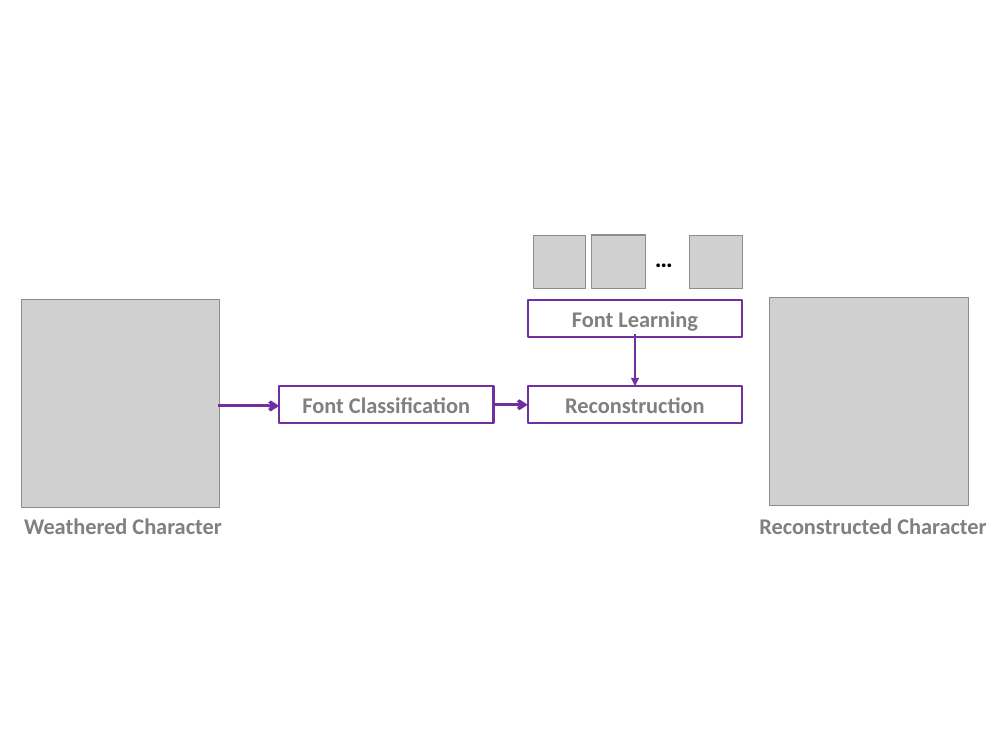
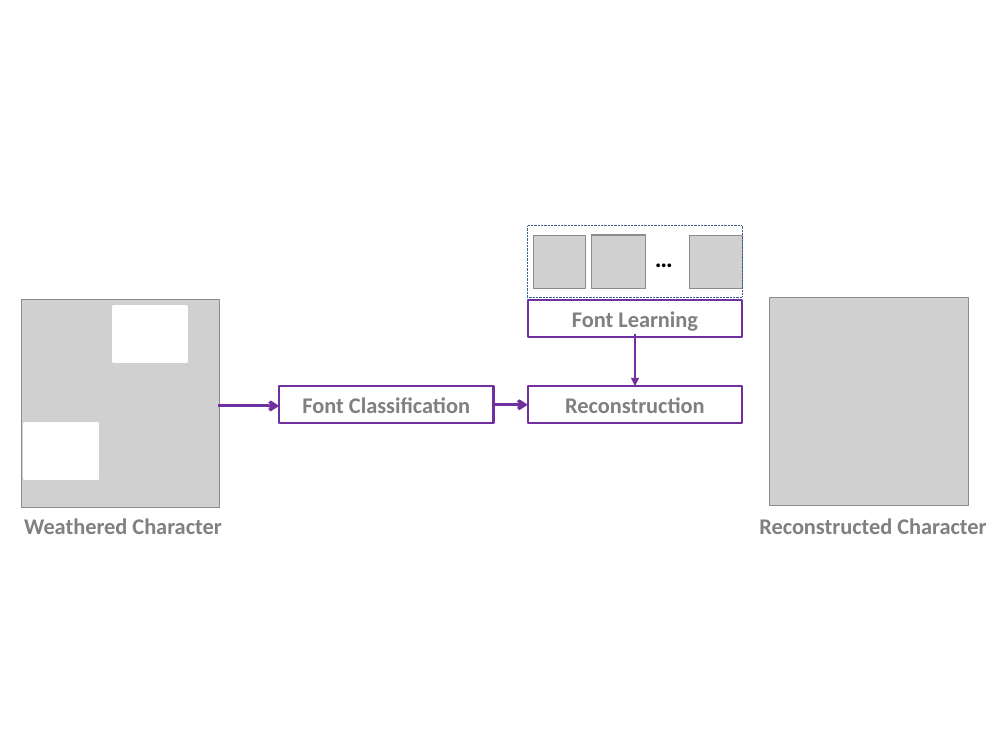
Before and after one commit to dengl11/Chinese-Font-Reconstruction, a slide deck: slide 3 of 7_TensorFlow/graphs.pptx. Drawn at 1008x756 pixels with LibreOffice and Linux fonts; fonts in the diff are those of the drawing; grey boxes stand for pictures. Boxes give left, top, right and bottom in pixels: in the first picture for what was removed or moved away, otherwise in the second. Text is boxed around its words. In the diff, an @@ line names an element or a change of style, - is before the commit and + after.

```diff
--- a/7_TensorFlow/graphs.pptx
+++ b/7_TensorFlow/graphs.pptx
@@ rectangle added at [528,226,743,297], outline #3A5F8C 0.5 pt dashed @@
@@ rectangle added at [113,306,186,362], fill #FFFFFF, outline #FFFFFF 2 pt @@
@@ rectangle added at [24,423,98,479], fill #FFFFFF, outline #FFFFFF 2 pt @@
```
Also in this commit, not shown: 1 other slide changed, 36 other files.
